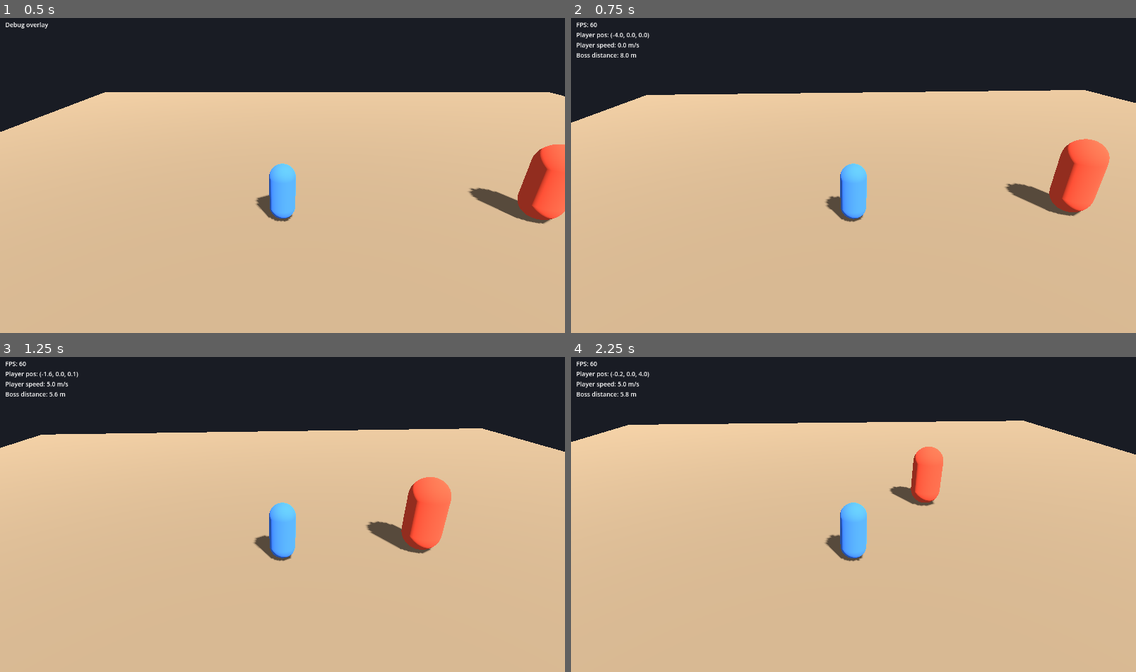
Above: before the commit, frames 1-4 (two rows, left to right).
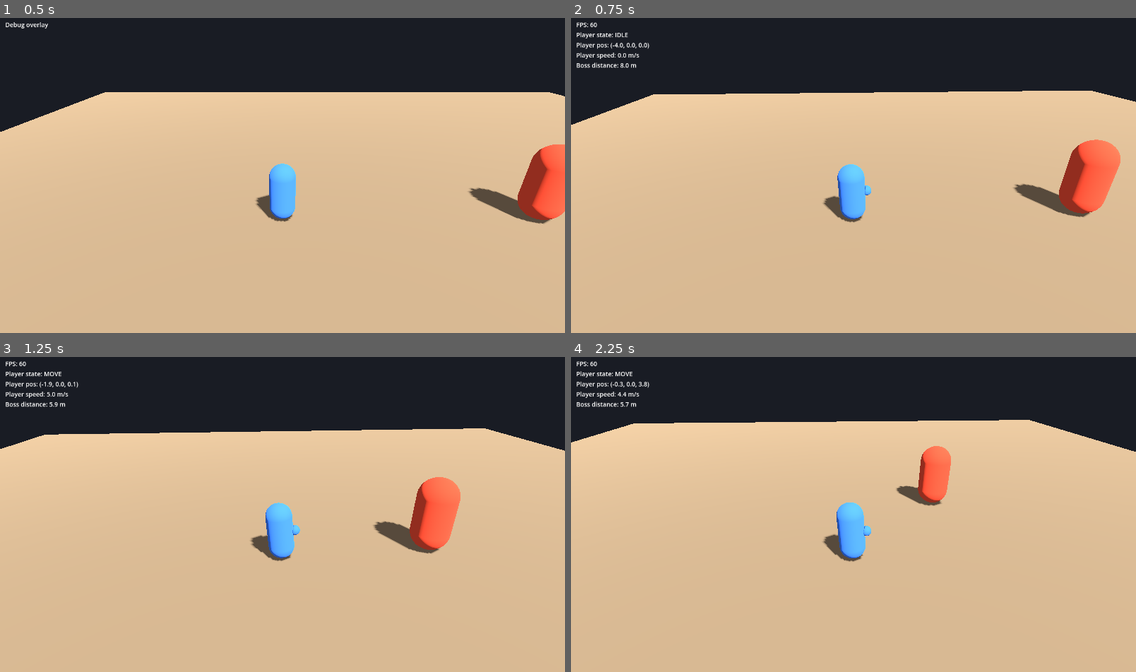
Above: after the commit, the same moments.

Repository: jamesdileva/FIRSTBLOOD
Game: Godot game, scene res://game/scenes/arena/arena.tscn
Two runs of this game, one before a commit and one after it. Both use one fixed random seed, a clock stepped at 60 frames per second and the inputs below.
Inputs:
- Up to frame 1 (0.5 s): no input
- Up to frame 2 (0.75 s): hold D (move_right) from 0.53 s (still down); tap J (attack) at 0.6 s
- Up to frame 3 (1.25 s): keep holding D (move_right)
- Up to frame 4 (2.25 s): release D (move_right) at 1.28 s; hold S (move_back) 1.28-2.03 s; tap K (block) at 1.35 s; hold D (move_right) from 2.03 s (still down); tap L (dodge) at 2.1 s

Frame 1 is identical in both runs. In frame 2, 2.3% of the frame differs, in the area x 0-100%, y 4-65%; in frame 3, 2.1%; in frame 4, 1.8%.

Commit message:
feat(player): tuned third-person movement with state + animation hooks (sprint 02)
- acceleration/deceleration (brakes harder than accelerates: no drift)
- rotation toward movement via lerp_angle, camera-relative direction kept
- State enum (IDLE/MOVE/AIRBORNE) + state_changed signal + play_animation hook
- placeholder lean-into-movement visual on the player's Visual node
- debug overlay now shows player state
- tools/validation/movement_check.gd: headless input-driven verification of
  travel speed, direction, facing, no-drift, and arena bounds

Diff:
--- a/game/scripts/debug/debug_overlay.gd
+++ b/game/scripts/debug/debug_overlay.gd
@@ -29,8 +29,10 @@
 
 func _update_text() -> void:
 	var lines: PackedStringArray = ["FPS: %d" % roundi(_fps)]
-	var player := get_tree().get_first_node_in_group("player") as CharacterBody3D
+	# Untyped on purpose: reads dynamic members the player script adds.
+	var player := get_tree().get_first_node_in_group("player")
 	if player != null:
+		lines.append("Player state: %s" % player.State.keys()[player.state])
 		lines.append("Player pos: (%.1f, %.1f, %.1f)" % [
 			player.global_position.x, player.global_position.y, player.global_position.z,
 		])
--- a/game/scripts/player/player_controller.gd
+++ b/game/scripts/player/player_controller.gd
@@ -1,12 +1,23 @@
 extends CharacterBody3D
-## Sprint 01: raw input-to-movement placeholder so controller input and camera
-## framing can be verified. Sprint 02 replaces this with tuned acceleration,
-## deceleration, rotation toward movement, and real arena-boundary handling.
+## Sprint 02: responsive third-person movement — camera-relative direction,
+## tuned acceleration/deceleration, rotation toward movement, gravity, and a
+## temporary arena-bound clamp. Combat states arrive in later sprints.
 
-const MOVE_SPEED := 5.0
-const ARENA_HALF_EXTENT := 18.0
+signal state_changed(new_state: State)
+
+enum State { IDLE, MOVE, AIRBORNE }
+
+@export var movement_speed := 5.0
+@export var acceleration := 40.0
+@export var deceleration := 50.0
+@export var turn_speed := 12.0
+@export var arena_half_extent := 18.0
+## Placeholder responsiveness feedback until real animations exist (D-008).
+@export var lean_amount := 0.08
 
 var _gravity: float = float(ProjectSettings.get_setting("physics/3d/default_gravity"))
+
+@onready var _visual: Node3D = $Visual
 
 func _physics_process(delta: float) -> void:
 	var input_dir := Input.get_vector("move_left", "move_right", "move_forward", "move_back")
@@ -15,13 +26,17 @@
 	if not is_on_floor():
 		velocity.y -= _gravity * delta
 
-	velocity.x = direction.x * MOVE_SPEED
-	velocity.z = direction.z * MOVE_SPEED
+	# Brake harder than we accelerate so releasing input stops the player on a
+	# dime instead of sliding (roadmap: "does not slide uncontrollably").
+	var rate := acceleration if direction != Vector3.ZERO else deceleration
+	velocity.x = move_toward(velocity.x, direction.x * movement_speed, rate * delta)
+	velocity.z = move_toward(velocity.z, direction.z * movement_speed, rate * delta)
 	move_and_slide()
 
-	# Temporary arena boundary until Sprint 17 adds the real Colosseum walls.
-	global_position.x = clampf(global_position.x, -ARENA_HALF_EXTENT, ARENA_HALF_EXTENT)
-	global_position.z = clampf(global_position.z, -ARENA_HALF_EXTENT, ARENA_HALF_EXTENT)
+	_update_facing(delta, direction)
+	_apply_lean(delta)
+	_enforce_arena_bounds()
+	_update_state(delta)
 
 func _camera_relative_direction(input_dir: Vector2) -> Vector3:
 	if input_dir == Vector2.ZERO:
@@ -36,3 +51,51 @@
 	right.y = 0.0
 	right = right.normalized()
 	return (right * input_dir.x + forward * -input_dir.y).normalized()
+
+func _update_facing(delta: float, direction: Vector3) -> void:
+	if direction == Vector3.ZERO:
+		return
+	# Yaw that points the body's -Z (forward) along the movement direction.
+	var target_yaw := atan2(-direction.x, -direction.z)
+	rotation.y = lerp_angle(rotation.y, target_yaw, 1.0 - exp(-turn_speed * delta))
+
+func _apply_lean(delta: float) -> void:
+	var local_velocity := _visual.global_transform.basis.inverse() * Vector3(velocity.x, 0.0, velocity.z)
+	var target_pitch := clampf(-local_velocity.z / movement_speed, -1.0, 1.0) * lean_amount
+	var target_roll := clampf(-local_velocity.x / movement_speed, -1.0, 1.0) * lean_amount
+	_visual.rotation.x = lerpf(_visual.rotation.x, target_pitch, 1.0 - exp(-10.0 * delta))
+	_visual.rotation.z = lerpf(_visual.rotation.z, target_roll, 1.0 - exp(-10.0 * delta))
+
+func _enforce_arena_bounds() -> void:
+	# Temporary arena boundary until Sprint 17 adds the real Colosseum walls.
+	global_position.x = clampf(global_position.x, -arena_half_extent, arena_half_extent)
+	global_position.z = clampf(global_position.z, -arena_half_extent, arena_half_extent)
+
+func _update_state(_delta: float) -> void:
+	if not is_on_floor():
+		state = State.AIRBORNE
+	elif Vector3(velocity.x, 0.0, velocity.z).length() > 0.1:
+		state = State.MOVE
+	else:
+		state = State.IDLE
+
+var state: State = State.IDLE:
+	set(value):
+		if value == state:
+			return
+		state = value
+		state_changed.emit(value)
+		match value:
+			State.IDLE:
+				play_animation("idle")
+			State.MOVE:
+				play_animation("run")
+			State.AIRBORNE:
+				play_animation("airborne")
+
+## Basic animation hook (guide §16 naming). No-ops until an AnimationPlayer
+## with the named animation is attached to the player scene.
+func play_animation(anim_name: String) -> void:
+	var animation_player := get_node_or_null("AnimationPlayer") as AnimationPlayer
+	if animation_player != null and animation_player.has_animation(anim_name):
+		animation_player.play(anim_name)
--- /dev/null
+++ b/tools/validation/movement_check.gd
@@ -0,0 +1,90 @@
+extends SceneTree
+## Sprint 02 automated movement verification (headless). Run from the project root:
+##   cmd //c godot --headless --path . -s res://tools/validation/movement_check.gd
+## Drives the real arena scene with synthesized input actions and asserts the
+## roadmap's testable checklist: camera-relative movement, no drift after input
+## release, facing follows movement, arena bounds hold. Exits 0 on PASS, 1 on FAIL.
+
+const SETTLE_FRAMES := 30
+const MOVE_FRAMES := 60
+const STOP_FRAMES := 60
+const BOUND_FRAMES := 10
+
+const MIN_TRAVEL := 3.0          # meters covered while holding move for MOVE_FRAMES
+const DIRECTION_DOT_MIN := 0.7   # alignment with expected camera-relative direction
+const FACING_DOT_MIN := 0.9      # body forward vs movement direction
+const MAX_DRIFT_SPEED := 0.1     # m/s after releasing input
+
+func _initialize() -> void:
+	_run()
+
+func _run() -> void:
+	var failures: PackedStringArray = []
+	var arena_scene: PackedScene = load("res://game/scenes/arena/arena.tscn")
+	if arena_scene == null:
+		printerr("MOVEMENT CHECK FAILURE: arena scene missing")
+		quit(1)
+		return
+	var arena := arena_scene.instantiate()
+	root.add_child(arena)
+
+	await _wait(SETTLE_FRAMES)
+	# Untyped on purpose: reads script members (arena_half_extent) Godot's
+	# CharacterBody3D class doesn't define.
+	var player := get_first_node_in_group("player")
+	if player == null:
+		printerr("MOVEMENT CHECK FAILURE: player not found in arena")
+		quit(1)
+		return
+
+	# 1. Holding move_forward travels in the camera's flattened forward direction.
+	var start: Vector3 = player.global_position
+	Input.action_press("move_forward")
+	await _wait(MOVE_FRAMES)
+	Input.action_release("move_forward")
+	var travel: Vector3 = player.global_position - start
+	var flat := Vector3(travel.x, 0.0, travel.z)
+	if flat.length() < MIN_TRAVEL:
+		failures.append("moved only %.2f m (expected >= %.1f)" % [flat.length(), MIN_TRAVEL])
+	var direction_dot := flat.normalized().dot(Vector3(0.0, 0.0, -1.0))
+	if direction_dot < DIRECTION_DOT_MIN:
+		failures.append("moved in wrong direction (dot=%.2f, expected camera-relative -Z)" % direction_dot)
+
+	# 2. Body rotates to face the movement direction.
+	var body_forward: Vector3 = -player.global_basis.z
+	var facing_dot := Vector3(body_forward.x, 0.0, body_forward.z).normalized().dot(Vector3(0.0, 0.0, -1.0))
+	if facing_dot < FACING_DOT_MIN:
+		failures.append("player not facing movement direction (dot=%.2f)" % facing_dot)
+
+	# 3. Releasing input stops the player: no drift, no uncontrolled slide.
+	await _wait(STOP_FRAMES)
+	var residual: Vector3 = Vector3(player.velocity.x, 0.0, player.velocity.z)
+	if residual.length() > MAX_DRIFT_SPEED:
+		failures.append("player drifts after input release: %.2f m/s" % residual.length())
+	var stop_travel := Vector3(player.global_position.x - (start.x + flat.x), 0.0, player.global_position.z - (start.z + flat.z))
+	if stop_travel.length() > 1.0:
+		failures.append("player slid %.2f m past the release point" % stop_travel.length())
+
+	# 4. Arena boundary: a player placed outside is clamped back inside.
+	player.global_position = Vector3(100.0, 5.0, 100.0)
+	player.velocity = Vector3.ZERO
+	await _wait(BOUND_FRAMES)
+	if absf(player.global_position.x) > player.arena_half_extent + 0.5 \
+			or absf(player.global_position.z) > player.arena_half_extent + 0.5:
+		failures.append("player escaped arena bounds at %s" % player.global_position)
+
+	arena.free()
+
+	if failures.is_empty():
+		print("MOVEMENT CHECK: PASS (travel %.2f m, direction dot %.2f, facing dot %.2f, drift %.3f m/s)" % [
+			flat.length(), direction_dot, facing_dot, residual.length(),
+		])
+		quit(0)
+	else:
+		for failure in failures:
+			printerr("MOVEMENT CHECK FAILURE: " + failure)
+		quit(1)
+
+func _wait(frames: int) -> void:
+	for _i in frames:
+		await physics_frame
Not shown, added: tools/validation/movement_check.gd.uid
